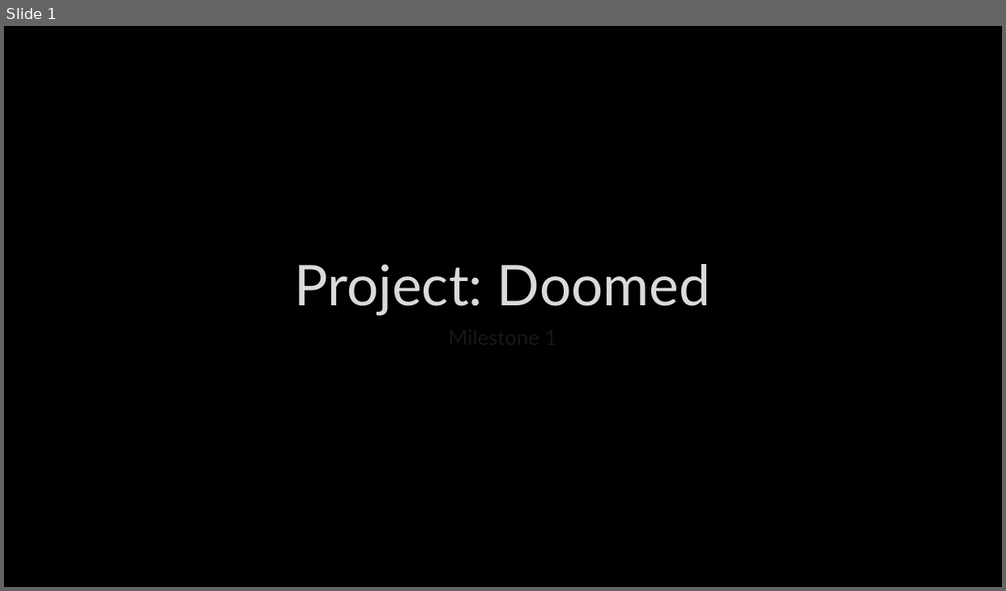
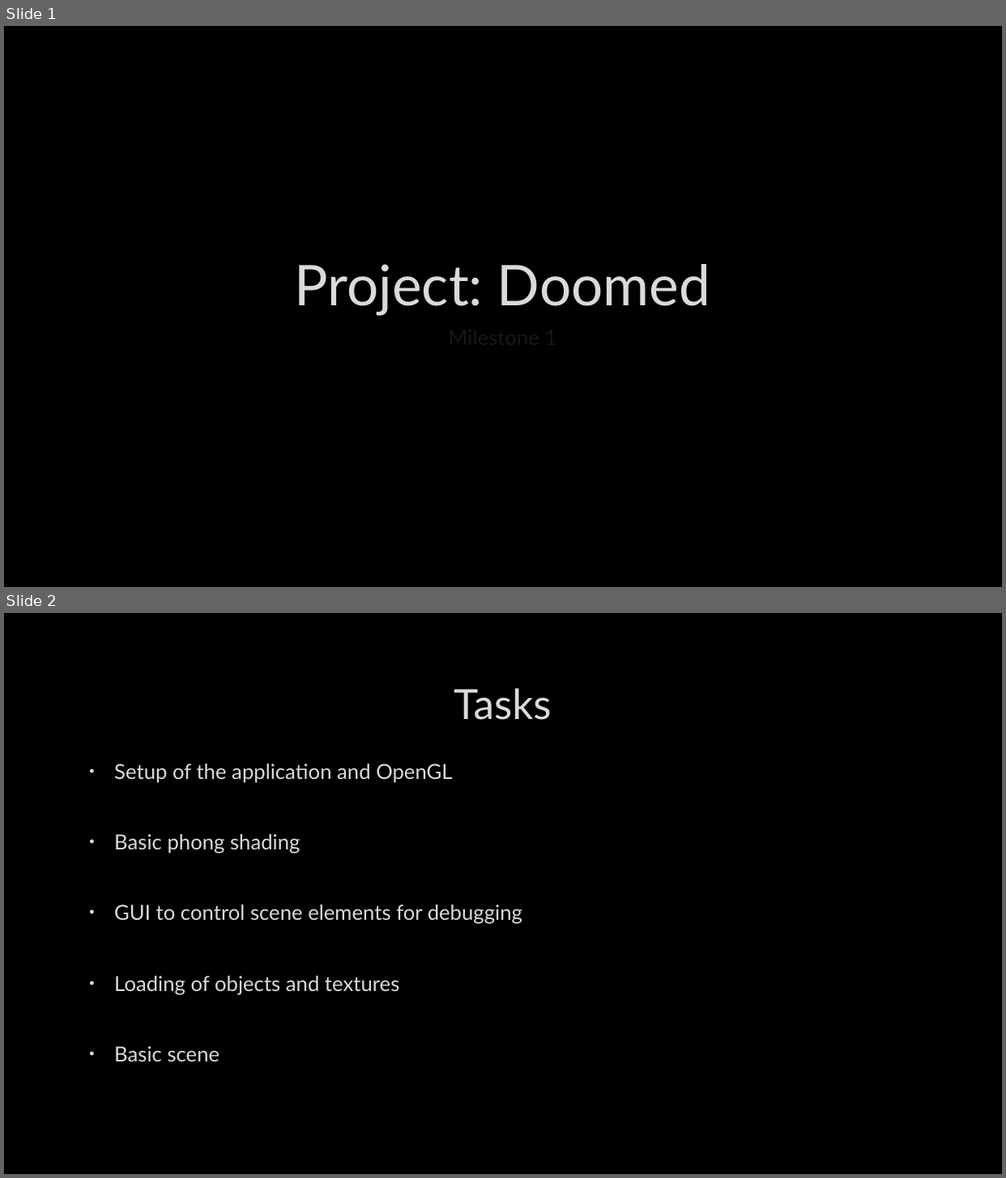
Before and after one commit to maxoe/Doomed, a slide deck: docs/milestone_1.pptx. Shown one above the other, each under a label of ours: slide 1 before the commit, slides 1 and 2 after it. The pictures are 1006x591 and 1006x1178 pixels, drawn with LibreOffice and Linux fonts; fonts in the diff are those of the drawing; background and template pictures are left out. Boxes give left, top, right and bottom in pixels: in the first picture for what was removed or moved away, otherwise in the second. Text is boxed around its words. In the diff, an @@ line names an element or a change of style, - is before the commit and + after.

```diff
--- a/docs/milestone_1.pptx
+++ b/docs/milestone_1.pptx
@@ slide 2 added at (x1=4, y1=613, x2=1002, y2=1174), background picture (left out) @@
@@ title added at (x1=454, y1=688, x2=551, y2=720), 40 pt, text #DADADA @@
+Tasks
@@ text added at (x1=114, y1=764, x2=522, y2=1062), 20 pt, text #DADADA @@
+• Setup of the application and OpenGL
+• Basic phong shading
+• GUI to control scene elements for debugging
+• Loading of objects and textures
+• Basic scene
```
Also in this commit, not shown: 2 slides changed, 2 other slides added.
